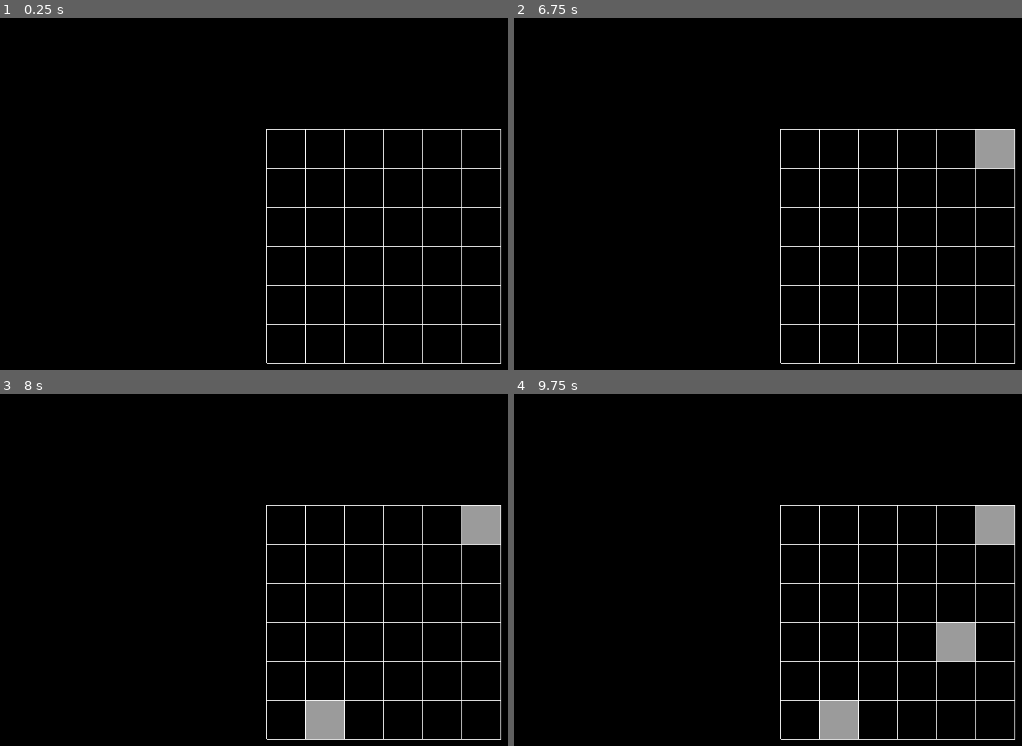
Above: before the commit, frames 1-4 (two rows, left to right).
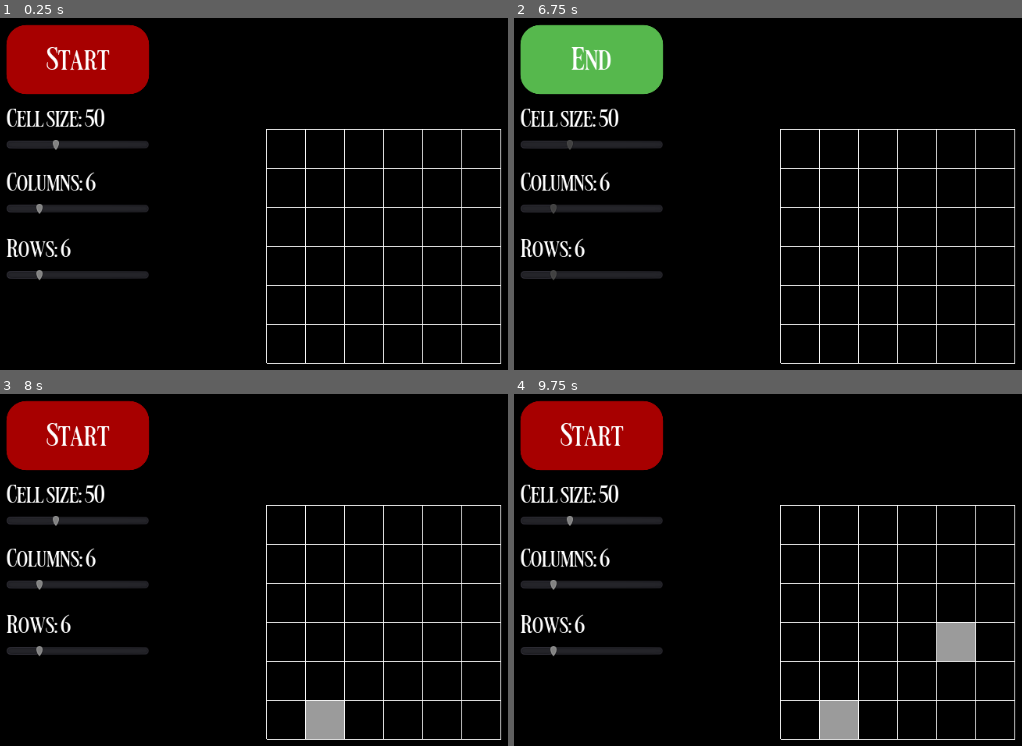
Above: after the commit, the same moments.

Repository: StrahiCraft/cellular-automata
Game: Godot game, scene res://Scenes/Main Scene.tscn
The game is run twice, just before and just after one commit, with the same random seed, the same clock (stepped at 60 frames per second) and the same inputs.
Inputs (mouse positions are in pixels of both pictures, inside the frame that each line leads up to):
- Up to frame 1 (0.25 s): no input
- Up to frame 2 (6.75 s): click (590, 60) at 0.5 s, where only the run after the commit has a clickable "Start"; click (590, 60) at 1.25 s, where only the run after the commit has a clickable "End"; click (590, 60) at 2 s, where only the run after the commit has a clickable "Start"; click (590, 60) at 2.75 s, where only the run after the commit has a clickable "End"; click (590, 60) at 3.5 s, where only the run after the commit has a clickable "Start"; click (590, 60) at 4.25 s, where only the run after the commit has a clickable "End"; tap Enter at 5, 6.5 s; move the mouse to (outside the picture) at 5.02 s; click (outside the picture) at 5.1 s; tap Space at 5.75 s; move the mouse to (737, 267) at 5.77 s; click (737, 267) at 5.85 s; move the mouse to (976, 144) at 6.52 s; click (976, 144) at 6.6 s
- Up to frame 3 (8 s): tap Space at 7.25 s; move the mouse to (345, 714) at 7.27 s; click (345, 714) at 7.35 s
- Up to frame 4 (9.75 s): tap Enter at 8 s; move the mouse to (outside the picture) at 8.02 s; click (outside the picture) at 8.1 s; tap Space at 8.75 s; move the mouse to (656, 552) at 8.77 s; click (656, 552) at 8.85 s; move the mouse to (935, 622) at 9.52 s; click (935, 622) at 9.6 s

The runs differ from the first frame. In frame 1, 8.4% of the frame differs, in the area x 1-30%, y 1-75%; in frame 2, 9.2%, in the area x 1-99%, y 1-75%; in frame 3, 9.2%; in frame 4, 9.2%.

Commit message:
Update 2
-added a start/stop button
-added sliders for cell size, column count, row count
-added timer for simulation ticks

Diff:
--- a/Scenes/Main Scene.tscn
+++ b/Scenes/Main Scene.tscn
@@ -1,6 +1,7 @@
-[gd_scene load_steps=2 format=2]
+[gd_scene load_steps=3 format=2]
 
 [ext_resource path="res://Scripts/MainScript.gd" type="Script" id=1]
+[ext_resource path="res://Theme.tres" type="Theme" id=2]
 
 [node name="MainScene" type="Node2D"]
 script = ExtResource( 1 )
@@ -8,3 +9,75 @@
 cellColor = Color( 1, 1, 1, 0.611765 )
 
 [node name="Timer" type="Timer" parent="."]
+wait_time = 0.1
+
+[node name="UI" type="Control" parent="."]
+
+[node name="StartEndSimulation" type="Button" parent="UI"]
+margin_left = 29.0
+margin_top = 17.0
+margin_right = 211.0
+margin_bottom = 105.0
+theme = ExtResource( 2 )
+toggle_mode = true
+action_mode = 0
+text = "Start"
+
+[node name="CellSize" type="HSlider" parent="UI"]
+margin_left = 29.0
+margin_top = 162.0
+margin_right = 211.0
+margin_bottom = 178.0
+theme = ExtResource( 2 )
+min_value = 25.0
+value = 50.0
+
+[node name="CellSizeText" type="Label" parent="UI/CellSize"]
+margin_top = -49.0
+margin_right = 182.0
+margin_bottom = -3.0
+theme = ExtResource( 2 )
+text = "Cell size: 50"
+valign = 1
+
+[node name="ColumnCount" type="HSlider" parent="UI"]
+margin_left = 29.0
+margin_top = 244.0
+margin_right = 211.0
+margin_bottom = 260.0
+theme = ExtResource( 2 )
+min_value = 1.0
+max_value = 25.0
+value = 6.0
+
+[node name="ColumnCountText" type="Label" parent="UI/ColumnCount"]
+margin_top = -49.0
+margin_right = 182.0
+margin_bottom = -3.0
+theme = ExtResource( 2 )
+text = "Columns: 6"
+valign = 1
+
+[node name="RowCount" type="HSlider" parent="UI"]
+margin_left = 29.0
+margin_top = 329.0
+margin_right = 211.0
+margin_bottom = 345.0
+theme = ExtResource( 2 )
+min_value = 1.0
+max_value = 25.0
+value = 6.0
+
+[node name="RowCountText" type="Label" parent="UI/RowCount"]
+margin_top = -49.0
+margin_right = 182.0
+margin_bottom = -3.0
+theme = ExtResource( 2 )
+text = "Rows: 6"
+valign = 1
+
+[connection signal="timeout" from="Timer" to="." method="_on_Timer_timeout"]
+[connection signal="toggled" from="UI/StartEndSimulation" to="." method="_on_StartEndSimulation_toggled"]
+[connection signal="value_changed" from="UI/CellSize" to="." method="_on_CellSize_value_changed"]
+[connection signal="value_changed" from="UI/ColumnCount" to="." method="_on_ColumnCount_value_changed"]
+[connection signal="value_changed" from="UI/RowCount" to="." method="_on_RowCount_value_changed"]
--- a/Scripts/MainScript.gd
+++ b/Scripts/MainScript.gd
@@ -11,6 +11,9 @@
 var  rowCount = 6
 
 var cellSize = 50
+var gridLineThickness = 1.0
+
+var canEdit = true
 
 func _draw():
 	CenterGrid()
@@ -39,17 +42,17 @@
 
 func DrawGridRowLines(point1: Vector2) -> void:
 	var point2 = point1
-	point2.x += cellSize * rowCount
+	point2.x += cellSize * columnCount
 	for rowIndex in rowCount + 1:
-		draw_line(point1, point2, gridColor, 1.0, false)
+		draw_line(point1, point2, gridColor, gridLineThickness, false)
 		point1.y += cellSize
 		point2.y += cellSize
 
 func DrawGridColumnLines(point1: Vector2) -> void:
 	var point2 = point1
 	point2.y += cellSize * rowCount
-	for rowIndex in rowCount + 1:
-		draw_line(point1, point2, gridColor, 1.0, false)
+	for columnIndex in columnCount + 1:
+		draw_line(point1, point2, gridColor, gridLineThickness, false)
 		point1.x += cellSize
 		point2.x += cellSize
 	pass
@@ -74,11 +77,6 @@
 		for columnIndex in columnCount:
 			cellMatrix[rowIndex].append(false)
 
-func SetGridSize(newRowCount: int, newColumnCount: int) -> void:
-	rowCount = newRowCount
-	columnCount = newColumnCount
-	InitializeCellMatrix()
-
 func SetCellSize(newCellSize: int) -> void:
 	cellSize = newCellSize
 
@@ -88,12 +86,15 @@
 func GetMouseClick() -> void:
 	var mousePosition = get_viewport().get_mouse_position()
 
+	if !canEdit:
+		return
+
 	if !MouseIsInGrid(mousePosition):
 		return
 	if Input.is_action_just_pressed("mouse_click"):
 		var columnIndex = int((mousePosition.x - gridStartPosition.x) / cellSize)
 		var rowIndex = int((mousePosition.y - gridStartPosition.y) / cellSize)
-		UpdateCellState(rowIndex,columnIndex)
+		UpdateCellState(rowIndex, columnIndex)
 
 func MouseIsInGrid(mousePosition: Vector2) -> bool:
 	if mousePosition.x < gridStartPosition.x:
@@ -106,3 +107,45 @@
 		return false
 
 	return true
+
+
+func _on_StartEndSimulation_toggled(button_pressed):
+	canEdit = !canEdit
+	if button_pressed:
+		$UI/StartEndSimulation.text = "End"
+		SetSimulationOptionsEditable(false)
+		$Timer.start()
+		return
+	$UI/StartEndSimulation.text = "Start"
+	SetSimulationOptionsEditable(true)
+	$Timer.stop()
+
+func SetSimulationOptionsEditable(value: bool) -> void:
+	$UI/CellSize.editable = value
+	$UI/ColumnCount.editable = value
+	$UI/RowCount.editable = value
+
+func _on_CellSize_value_changed(value):
+	cellSize = value
+	$UI/CellSize/CellSizeText.text = "Cell size: " + String(cellSize)
+	pass
+
+
+func _on_ColumnCount_value_changed(value):
+	columnCount = value
+	InitializeCellMatrix()
+	$UI/ColumnCount/ColumnCountText.text = "Columns: " + String(columnCount)
+	update()
+	pass
+
+
+func _on_RowCount_value_changed(value):
+	rowCount = value
+	InitializeCellMatrix()
+	$UI/RowCount/RowCountText.text = "Rows: " + String(rowCount)
+	pass
+
+
+func _on_Timer_timeout():
+	#go to next simulation tick
+	pass
--- /dev/null
+++ b/Theme.tres
@@ -0,0 +1,56 @@
+[gd_resource type="Theme" load_steps=8 format=2]
+
+[ext_resource path="res://LTCarpet.ttf" type="DynamicFontData" id=1]
+
+[sub_resource type="DynamicFont" id=5]
+size = 40
+use_filter = true
+font_data = ExtResource( 1 )
+
+[sub_resource type="StyleBoxFlat" id=4]
+bg_color = Color( 0.6, 0.6, 0.6, 0 )
+border_color = Color( 0.8, 0.8, 0.8, 0 )
+
+[sub_resource type="StyleBoxFlat" id=3]
+bg_color = Color( 0.658824, 0, 0, 1 )
+border_color = Color( 0.8, 0.8, 0.8, 0 )
+corner_radius_top_left = 25
+corner_radius_top_right = 25
+corner_radius_bottom_right = 25
+corner_radius_bottom_left = 25
+
+[sub_resource type="StyleBoxFlat" id=1]
+bg_color = Color( 0.658824, 0, 0, 1 )
+border_color = Color( 0.8, 0.8, 0.8, 0 )
+border_blend = true
+corner_radius_top_left = 25
+corner_radius_top_right = 25
+corner_radius_bottom_right = 25
+corner_radius_bottom_left = 25
+
+[sub_resource type="StyleBoxFlat" id=2]
+bg_color = Color( 0.341176, 0.72549, 0.305882, 1 )
+border_color = Color( 0.8, 0.8, 0.8, 0 )
+border_blend = true
+corner_radius_top_left = 25
+corner_radius_top_right = 25
+corner_radius_bottom_right = 25
+corner_radius_bottom_left = 25
+corner_detail = 16
+
+[sub_resource type="DynamicFont" id=6]
+size = 32
+use_filter = true
+font_data = ExtResource( 1 )
+
+[resource]
+Button/colors/font_color = Color( 1, 1, 1, 1 )
+Button/colors/font_color_focus = Color( 1, 1, 1, 1 )
+Button/colors/font_color_hover = Color( 1, 1, 1, 1 )
+Button/colors/font_color_pressed = Color( 1, 1, 1, 1 )
+Button/fonts/font = SubResource( 5 )
+Button/styles/focus = SubResource( 4 )
+Button/styles/hover = SubResource( 3 )
+Button/styles/normal = SubResource( 1 )
+Button/styles/pressed = SubResource( 2 )
+Label/fonts/font = SubResource( 6 )
Binary file added: LTCarpet.ttf
